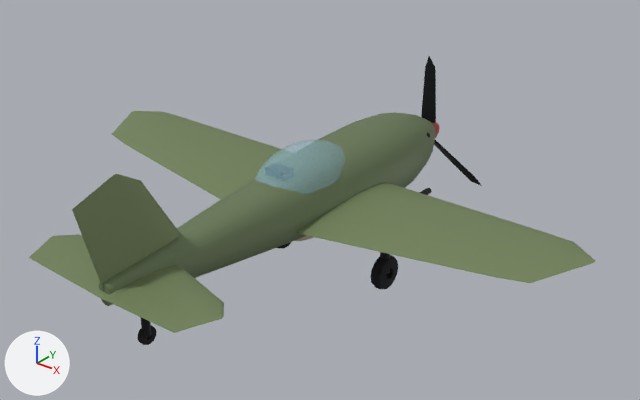
A saved change to the glTF model assets/models/sparrow.glb.
Both versions are drawn from a 50 mm camera at (8.86, -11.4, 6.62) aimed at (0.3, -0.71, -0.01). The lights are fixed; the arrows at lower left show +X, +Y and +Z. The picture after the commit comes second. Vertices at exactly the same position are counted once.

Objects in the first picture: 'AIRFRAME', 'GLASS', 'HULL', 'PROP_0'.
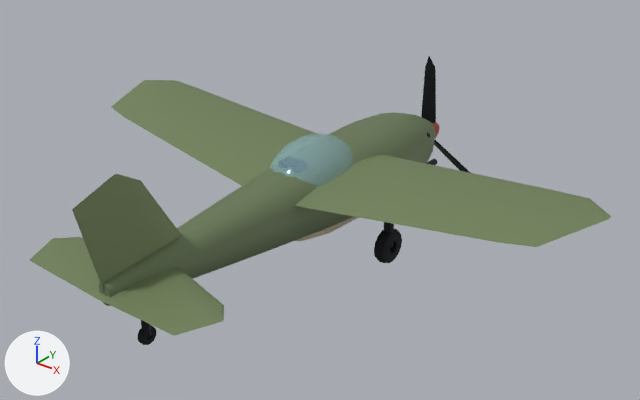
Pixel boxes (x1, y1, x2, y2) of what changed, in the pictures (640 x 400 px; the box of a moved part takes in the faces that stretch with it):
```json
{"object": "AIRFRAME", "change": "reshaped", "before": [29, 111, 595, 345], "after": [29, 80, 611, 345], "on screen": "13% taller"}
{"object": "GLASS", "change": "moved, rescaled", "before": [255, 139, 345, 194], "after": [269, 134, 354, 187]}
{"part": 1, "of": "me_airframe", "change": "moved or reshaped", "before": [29, 234, 224, 333], "after": [29, 237, 224, 336]}
{"part": 2, "of": "me_airframe", "change": "moved or reshaped", "before": [419, 188, 432, 195], "after": [426, 159, 438, 165]}
{"part": 3, "of": "me_airframe", "change": "moved or reshaped", "before": [380, 252, 390, 274], "after": [384, 222, 394, 248], "on screen": "mostly hidden"}
{"part": 4, "of": "me_airframe", "change": "moved or reshaped", "before": [370, 255, 398, 289], "after": [374, 229, 402, 263]}
{"part": 5, "of": "me_airframe", "change": "moved or reshaped", "before": [112, 111, 595, 283], "after": [111, 80, 611, 247]}
```

Edits to the scene script, one JSON object a line:
```json
{"block": "me_airframe", "where": "# used by ob_airframe; location = (0.0, 0.0, 0.0)"}
{"op": "remove", "block": "me_airframe", "code": "me_airframe.from_pydata(...)  # 1744 vertices, 3508 faces; spans x -5.0..5.0, y -5.42..0.9, z -1.74..1.78"}
{"op": "add", "block": "me_airframe", "code": "me_airframe.from_pydata(...)  # 1744 vertices, 3508 faces; spans x -5.0..5.0, y -5.42..1.01, z -1.24..1.78"}
{"block": "me_airframe", "change": "me_airframe part 1: the loose piece of 390 vertices spanning x -1.8..1.8, y -5.22..-3.84, z 0.07..0.26 is moved by (0.0, 0.0, -0.04)"}
{"block": "me_airframe", "change": "me_airframe part 2: the loose piece of 20 vertices spanning x 1.44..1.56, y 0.05..0.87, z -0.11..0.0 is moved by (0.0, 0.14, 0.51)"}
{"block": "me_airframe", "change": "me_airframe part 3: the loose piece of 20 vertices spanning x 1.11..1.29, y -0.07..0.1, z -1.43..-0.1 is moved by (0.0, 0.08, 0.5)"}
{"block": "me_airframe", "change": "me_airframe part 4: the loose piece of 112 vertices spanning x 1.08..1.32, y -0.31..0.33, z -1.74..-1.12 is moved by (0.0, 0.08, 0.5)"}
{"block": "me_airframe", "change": "me_airframe part 5: 714 of 1744 vertices moved; they spanned x -5.0..5.0, y -1.7..0.9, z -0.34..0.3 and now span x -5.0..5.0, y -1.7..0.9, z 0.14..0.89; mean shift (0.0, 0.15, 0.53); largest move (4.5, 0.14, 0.24) -> (4.5, 0.56, 0.81)"}
{"block": "me_airframe", "change": "other edits to the shape of me_airframe do not show in these pictures"}
{"block": "me_canopy", "where": "# used by ob_glass; location = (0.0, 0.0, 0.0)"}
{"op": "remove", "block": "me_canopy", "code": "me_canopy.from_pydata(...)  # 154 vertices, 260 faces; spans x -0.6..0.6, y -1.89..0.57, z 0.4..0.95"}
{"op": "add", "block": "me_canopy", "code": "me_canopy.from_pydata(...)  # 154 vertices, 260 faces; spans x -0.65..0.65, y -1.48..0.66, z 0.37..1.01"}
{"block": "me_canopy", "change": "me_canopy part 6: the whole mesh is scaled about its middle by (1.07, 0.867, 1.16), then moved by (0.0, 0.25, 0.01)"}
```
